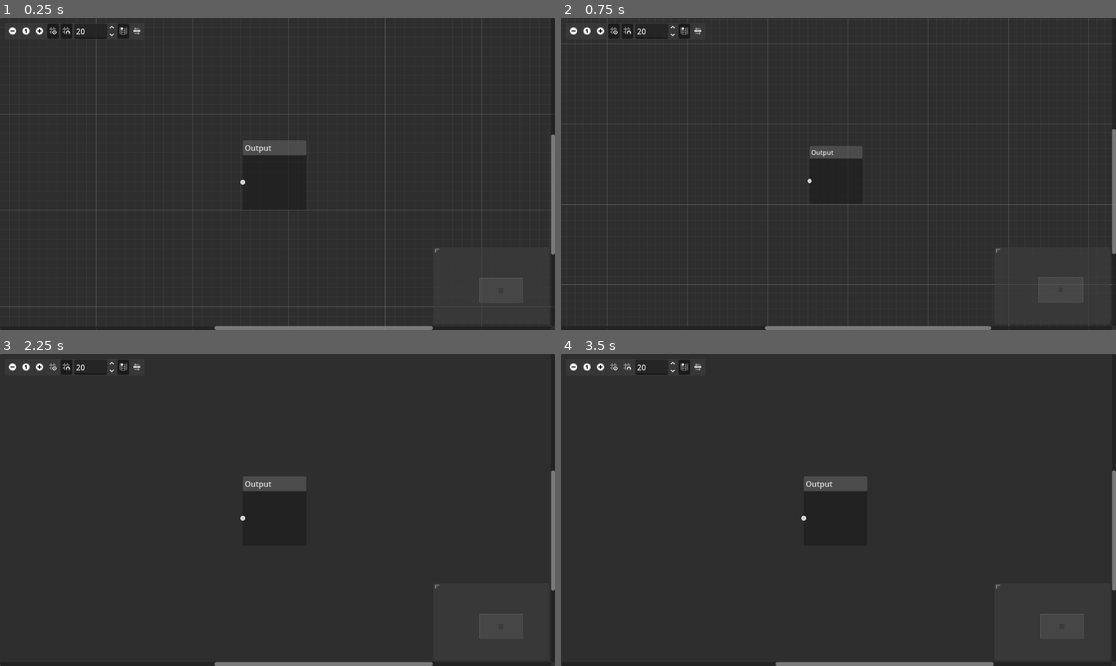
Above: before the commit, frames 1-4 (two rows, left to right).
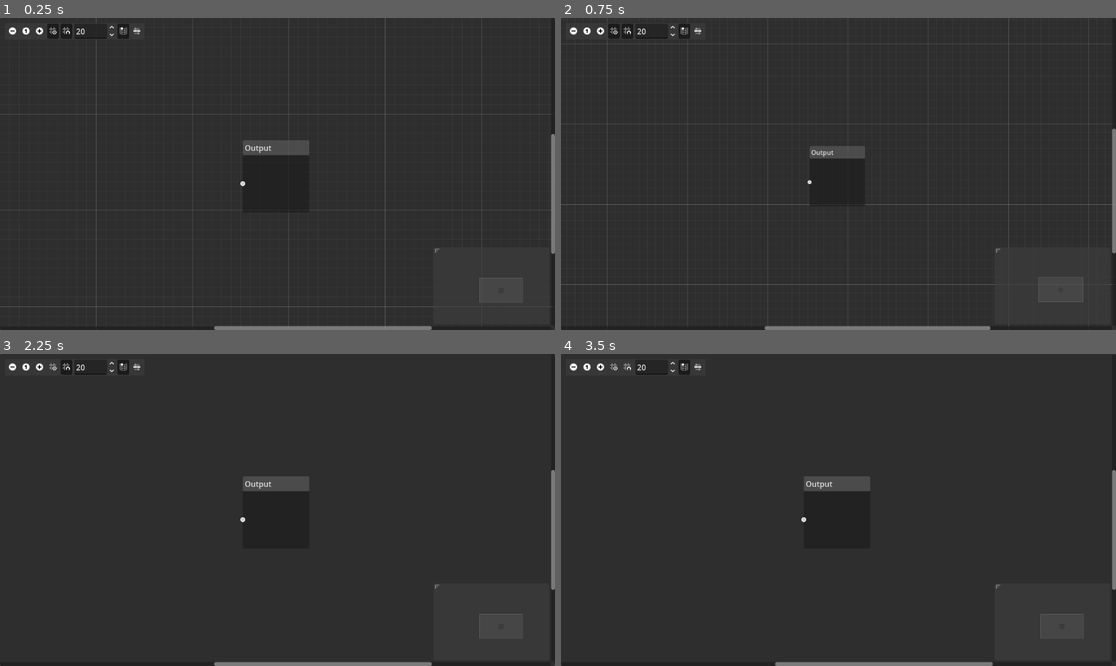
Above: after the commit, the same moments.

Repository: irmozius/SoundGraph
Game: Godot game, scene res://graph_editor/GraphEditor.tscn
Same seed, same stepped clock (60 frames per second), same inputs: the game is played once before the commit and once after it. Before the commit the project starts from res://Graph.tscn.
Inputs (mouse positions are in pixels of both pictures, inside the frame that each line leads up to):
- Up to frame 1 (0.25 s): no input
- Up to frame 2 (0.75 s): click (572, 30) at 0.5 s
- Up to frame 3 (2.25 s): click (38, 366) at 1.25 s; click (55, 366) at 2 s
- Up to frame 4 (3.5 s): click (627, 366) at 2.75 s

The runs differ from the first frame. In frame 1, less than 0.1% of the frame differs, in the area x 38-100%, y 37-100%; in frame 2, less than 0.1%; in frame 3, less than 0.1%; in frame 4, less than 0.1%.

Commit message:
Resource system in place

Diff:
--- a/AudioNode.gd
+++ /dev/null
@@ -1,8 +0,0 @@
-@abstract class_name AudioNode extends GraphNode
-
-signal deleted
-
-var connected_by : Array[AudioNode]
-var connected_to : Array[AudioNode]
-
-@abstract func execute()
--- a/SamplePlayer.gd
+++ /dev/null
@@ -1,40 +0,0 @@
-class_name SamplePlayerNode extends AudioNode
-
-@export var sample_button : Button
-@export var file_dialog : FileDialog
-@export var play_button : Button
-@export var pitch_min_input : SpinBox
-@export var pitch_max_input : SpinBox
-@export var vol_min_input : SpinBox
-@export var vol_max_input : SpinBox
-
-var sample : AudioStream = null
-
-
-func _on_choose_sample_pressed() -> void:
-	file_dialog.show()
-
-
-func _on_file_dialog_file_selected(path: String) -> void:
-	sample = load(path)
-	sample_button.text = path.trim_prefix("res://")
-
-func _on_play_pressed() -> void:
-	play_sound()
-
-func play_sound() -> void:
-	if !sample: return
-	print('Playing ', sample)
-	var player : AudioStreamPlayer = AudioStreamPlayer.new()
-	add_child(player)
-	player.stream = sample
-	player.finished.connect(func(): player.queue_free())
-	_set_pitch_and_volume(player)
-	player.play()
-
-func _set_pitch_and_volume(player : AudioStreamPlayer):
-	player.pitch_scale = randf_range(pitch_min_input.value, pitch_max_input.value)
-	player.volume_db = randf_range(vol_min_input.value, vol_max_input.value)
-
-func execute():
-	play_sound()
--- a/delay.gd
+++ /dev/null
@@ -1,13 +0,0 @@
-class_name DelayNode extends AudioNode
-
-@export var timer : Timer
-@export var spinbox : SpinBox
-
-func execute():
-	timer.wait_time = spinbox.value
-	timer.start()
-
-
-func _on_timer_timeout() -> void:
-	for node : AudioNode in connected_by:
-		node.execute()
--- /dev/null
+++ b/graph_editor/AudioNode.gd
@@ -0,0 +1,10 @@
+class_name AudioNode extends GraphNode
+
+signal deleted
+
+var connected_by : Array[AudioNode]
+var connected_to : Array[AudioNode]
+var resource : PlayerResource
+
+func execute():
+	resource.execute()
--- a/Delay.tscn
+++ b/graph_editor/Delay.tscn
@@ -1,6 +1,6 @@
 [gd_scene format=3 uid="uid://cqrre8omr7t57"]
 
-[ext_resource type="Script" uid="uid://cw8mnqri85o84" path="res://delay.gd" id="1_rugon"]
+[ext_resource type="Script" uid="uid://cw8mnqri85o84" path="res://graph_editor/DelayNode.gd" id="1_rugon"]
 
 [node name="Delay" type="GraphNode" unique_id=186926108 node_paths=PackedStringArray("timer", "spinbox")]
 anchors_preset = -1
@@ -39,4 +39,5 @@
 [node name="Timer" type="Timer" parent="." unique_id=379913240]
 one_shot = true
 
+[connection signal="value_changed" from="HBox/SpinBox" to="." method="_on_spin_box_value_changed"]
 [connection signal="timeout" from="Timer" to="." method="_on_timer_timeout"]
--- /dev/null
+++ b/graph_editor/DelayNode.gd
@@ -0,0 +1,13 @@
+class_name DelayNode extends AudioNode
+
+@export var timer : Timer
+@export var spinbox : SpinBox
+
+func _ready() -> void:
+	resource = Delay.new()
+
+func _on_sound_deleted(sound : AudioNode):
+	connected_by.erase(sound)
+
+func _on_spin_box_value_changed(value: float) -> void:
+	resource.delay_time = value
--- a/Graph.gd
+++ b/graph_editor/GraphEditor.gd
@@ -5,31 +5,56 @@
 
 var node_place_menu : NodePlaceMenu
 var output_connections : Array[AudioNode]
+var graph_resource : SoundGraph = SoundGraph.new()
 
 func _input(event: InputEvent) -> void:
 	if event.is_action_released("ui_accept"):
-		for node : AudioNode in output_connections:
-			node.execute()
+		for resource : PlayerResource in graph_resource.graph:
+			resource.execute()
 
 func add_connection(from_node: StringName, from_port: int, to_node: StringName, to_port: int) -> bool:
 	var connected : bool = is_node_connected(from_node, from_port, to_node, to_port)
 	if !connected:
 		var f_node : AudioNode = get_node(str(from_node))
 		var t_node : AudioNode = get_node(str(to_node))
+		#if !t_node is OutputNode:
+			#t_node.resource.descendants[to_port] = f_node.resource
 		connect_node(from_node, from_port, to_node, to_port)
 		f_node.connected_to.append(t_node)
 		t_node.connected_by.append(f_node)
 		match get_node_title(str(to_node)):
 			"Output":
 				output_connections.append(f_node)
-			"Random":
+				graph_resource.add_resource(f_node.resource, self)
+			_:
 				f_node.deleted.connect(t_node._on_sound_deleted.bind(f_node))
+				f_node.resource.root_node = self
+				set_descendants(to_node)
 		return true
 	else: return false
+
+func set_descendants(node_name : String):
+	var con_list : Array[Dictionary] = get_connection_list_from_node(node_name)
+	var res_list : Array[PlayerResource]
+	con_list.sort_custom(func(a,b):
+		if a.to_port < b.to_port:
+			return true
+		return false)
+	for i in con_list:
+		if i.to_node != node_name:
+			con_list.erase(i)
+	for i in con_list:
+		res_list.append(get_resource(i.from_node))
+	print(res_list)
+	get_resource(node_name).descendants = res_list
 
 func get_node_title(node_name : String) -> String:
 	var node : AudioNode = get_node(node_name)
 	return node.title
+
+func get_resource(node_name : String) -> PlayerResource:
+	var node : AudioNode = get_node(node_name)
+	return node.resource
 
 func _on_connection_request(from_node: StringName, from_port: int, to_node: StringName, to_port: int) -> void:
 	add_connection(from_node, from_port, to_node, to_port)
@@ -38,19 +63,21 @@
 	disconnect_node(from_node, from_port, to_node, to_port)
 	var f_node : AudioNode = get_node(str(from_node))
 	var t_node : AudioNode = get_node(str(to_node))
+
 	f_node.connected_to.erase(t_node)
 	t_node.connected_by.erase(f_node)
 	match get_node_title(str(to_node)):
 		"Output":
 			output_connections.erase(f_node)
+			graph_resource.graph.erase(f_node.resource)
+		_:
+			t_node.resource.descendants.erase(f_node.resource)
 
 func _on_gui_input(event: InputEvent) -> void:
 	if event is InputEventMouseButton:
 		if event.is_released():
 			if event.button_index == MouseButton.MOUSE_BUTTON_LEFT and node_place_menu:
 				node_place_menu.queue_free()
-
-
 
 func _on_delete_nodes_request(nodes: Array[StringName]) -> void:
 	for node_name in nodes:
@@ -60,9 +87,10 @@
 		node.emit_signal("deleted")
 		node.queue_free()
 
-func create_instruction_list() -> void:
-	pass
-
+#func create_instruction_list() -> void:
+	#graph_resource = SoundGraph.new()
+	#for node : AudioNode in output_connections:
+		#
 
 func _on_popup_request(at_position: Vector2) -> void:
 	node_place_menu = node_place_menu_scene.instantiate()
--- a/Graph.tscn
+++ b/graph_editor/GraphEditor.tscn
@@ -1,8 +1,14 @@
 [gd_scene format=3 uid="uid://cujej7aecjsk4"]
 
-[ext_resource type="Script" uid="uid://ctj1yf38rsxke" path="res://Graph.gd" id="1_ei6m4"]
-[ext_resource type="PackedScene" uid="uid://c2kbjsdkc7kui" path="res://NodePlaceMenu.tscn" id="2_7k101"]
-[ext_resource type="Script" uid="uid://b56i2no2eqi27" path="res://Output.gd" id="3_6pvs8"]
+[ext_resource type="Script" uid="uid://ctj1yf38rsxke" path="res://graph_editor/GraphEditor.gd" id="1_h47dt"]
+[ext_resource type="PackedScene" uid="uid://c2kbjsdkc7kui" path="res://graph_editor/NodePlaceMenu.tscn" id="2_8qwio"]
+[ext_resource type="Script" uid="uid://b56i2no2eqi27" path="res://graph_editor/Output.gd" id="3_iqmtu"]
+[ext_resource type="Script" uid="uid://ka7377bj6h08" path="res://graph_player/GraphPlayer.gd" id="4_2bkcl"]
+[ext_resource type="Script" uid="uid://b8tkjdyab0sv" path="res://graph_editor/SoundGraph.gd" id="5_8qwio"]
+
+[sub_resource type="Resource" id="Resource_iqmtu"]
+script = ExtResource("5_8qwio")
+metadata/_custom_type_script = "uid://b8tkjdyab0sv"
 
 [node name="Graph" type="GraphEdit" unique_id=1650061467 node_paths=PackedStringArray("output_node")]
 anchors_preset = 15
@@ -14,8 +20,8 @@
 type_names = {
 0: "Audio"
 }
-script = ExtResource("1_ei6m4")
-node_place_menu_scene = ExtResource("2_7k101")
+script = ExtResource("1_h47dt")
+node_place_menu_scene = ExtResource("2_8qwio")
 output_node = NodePath("Output")
 
 [node name="Output" type="GraphNode" parent="." unique_id=1581384518]
@@ -23,8 +29,10 @@
 anchors_preset = -1
 anchor_left = 0.4375
 anchor_top = 0.3919753
-anchor_right = 0.5520833
-anchor_bottom = 0.61419755
+anchor_right = 0.44270834
+anchor_bottom = 0.40123457
+offset_right = 132.0
+offset_bottom = 144.0
 mouse_filter = 1
 position_offset = Vector2(504, 254)
 title = "Output"
@@ -37,13 +45,17 @@
 slot/0/right_color = Color(1, 1, 1, 1)
 slot/0/right_icon = null
 slot/0/draw_stylebox = true
-script = ExtResource("3_6pvs8")
+script = ExtResource("3_iqmtu")
 metadata/_edit_use_anchors_ = true
 
 [node name="Control" type="Control" parent="Output" unique_id=1597884463]
 layout_mode = 2
 size_flags_vertical = 3
 
+[node name="GraphPlayer" type="Node" parent="." unique_id=1831881814]
+script = ExtResource("4_2bkcl")
+graph = SubResource("Resource_iqmtu")
+
 [connection signal="connection_request" from="." to="." method="_on_connection_request"]
 [connection signal="delete_nodes_request" from="." to="." method="_on_delete_nodes_request"]
 [connection signal="disconnection_request" from="." to="." method="_on_disconnection_request"]
--- a/NodePlaceMenu.tscn
+++ b/graph_editor/NodePlaceMenu.tscn
@@ -1,9 +1,9 @@
 [gd_scene format=3 uid="uid://c2kbjsdkc7kui"]
 
-[ext_resource type="Script" uid="uid://bf32nqwb385pe" path="res://NodePlaceMenu.gd" id="1_cnvf5"]
-[ext_resource type="PackedScene" uid="uid://vkwwrhhth385" path="res://SamplePlayer.tscn" id="2_l8g2y"]
-[ext_resource type="PackedScene" uid="uid://b85hs6lw12tjj" path="res://Random.tscn" id="3_l8g2y"]
-[ext_resource type="PackedScene" uid="uid://cqrre8omr7t57" path="res://Delay.tscn" id="4_dhl5a"]
+[ext_resource type="Script" uid="uid://bf32nqwb385pe" path="res://graph_editor/NodePlaceMenu.gd" id="1_cnvf5"]
+[ext_resource type="PackedScene" uid="uid://vkwwrhhth385" path="res://graph_editor/SamplePlayer.tscn" id="2_l8g2y"]
+[ext_resource type="PackedScene" uid="uid://b85hs6lw12tjj" path="res://graph_editor/Random.tscn" id="3_l8g2y"]
+[ext_resource type="PackedScene" uid="uid://cqrre8omr7t57" path="res://graph_editor/Delay.tscn" id="4_dhl5a"]
 
 [node name="NodePlaceMenu" type="VBoxContainer" unique_id=1710002632]
 anchors_preset = -1
--- a/Output.gd
+++ b/graph_editor/Output.gd
@@ -1,5 +1 @@
 class_name OutputNode extends AudioNode
-
-
-func execute():
-	pass
--- a/Random.tscn
+++ b/graph_editor/Random.tscn
@@ -1,6 +1,6 @@
 [gd_scene format=3 uid="uid://b85hs6lw12tjj"]
 
-[ext_resource type="Script" uid="uid://dswcfcfes43jt" path="res://Random.gd" id="1_15g7e"]
+[ext_resource type="Script" uid="uid://dswcfcfes43jt" path="res://graph_editor/RandomNode.gd" id="1_15g7e"]
 
 [node name="Random" type="GraphNode" unique_id=186926108]
 anchors_preset = -1
--- a/Random.gd
+++ b/graph_editor/RandomNode.gd
@@ -1,8 +1,7 @@
 class_name RandomNode extends AudioNode
 
-func execute():
-	if connected_by.size() == 0: return
-	connected_by.pick_random().execute()
+func _ready() -> void:
+	resource = Random.new()
 
 func _on_sound_deleted(sound : AudioNode):
 	connected_by.erase(sound)
--- a/SamplePlayer.tscn
+++ b/graph_editor/SamplePlayer.tscn
@@ -1,6 +1,6 @@
 [gd_scene format=3 uid="uid://vkwwrhhth385"]
 
-[ext_resource type="Script" uid="uid://ccj52dbwu1olg" path="res://SamplePlayer.gd" id="1_ye2mf"]
+[ext_resource type="Script" uid="uid://ccj52dbwu1olg" path="res://graph_editor/SamplePlayerNode.gd" id="1_ye2mf"]
 
 [node name="SamplePlayer" type="GraphNode" unique_id=1189104632 node_paths=PackedStringArray("sample_button", "file_dialog", "play_button", "pitch_min_input", "pitch_max_input", "vol_min_input", "vol_max_input")]
 anchors_preset = -1
@@ -107,4 +107,8 @@
 
 [connection signal="file_selected" from="FileDialog" to="." method="_on_file_dialog_file_selected"]
 [connection signal="pressed" from="Menu/ChooseSample" to="." method="_on_choose_sample_pressed"]
+[connection signal="value_changed" from="Menu/Pitch/PitchFrom" to="." method="_on_pitch_from_value_changed"]
+[connection signal="value_changed" from="Menu/Pitch/PitchTo" to="." method="_on_pitch_to_value_changed"]
+[connection signal="value_changed" from="Menu/Vol/VolFrom" to="." method="_on_vol_from_value_changed"]
+[connection signal="value_changed" from="Menu/Vol/VolTo" to="." method="_on_vol_to_value_changed"]
 [connection signal="pressed" from="Menu/Play" to="." method="_on_play_pressed"]
--- /dev/null
+++ b/graph_editor/SamplePlayerNode.gd
@@ -0,0 +1,36 @@
+class_name SamplePlayerNode extends AudioNode
+
+@export var sample_button : Button
+@export var file_dialog : FileDialog
+@export var play_button : Button
+@export var pitch_min_input : SpinBox
+@export var pitch_max_input : SpinBox
+@export var vol_min_input : SpinBox
+@export var vol_max_input : SpinBox
+
+var sample : AudioStream = null
+
+func _ready() -> void:
+	resource = SamplePlayer.new()
+
+func _on_choose_sample_pressed() -> void:
+	file_dialog.show()
+
+func _on_file_dialog_file_selected(path: String) -> void:
+	resource.sample = load(path)
+	sample_button.text = path.trim_prefix("res://")
+
+func _on_play_pressed() -> void:
+	resource.execute()
+
+func _on_pitch_from_value_changed(value: float) -> void:
+	resource.pitch_min = value
+
+func _on_pitch_to_value_changed(value: float) -> void:
+	resource.pitch_max = value
+
+func _on_vol_from_value_changed(value: float) -> void:
+	resource.vol_min = value
+
+func _on_vol_to_value_changed(value: float) -> void:
+	resource.vol_max = value
--- /dev/null
+++ b/graph_editor/SoundGraph.gd
@@ -0,0 +1,7 @@
+class_name SoundGraph extends Resource
+
+var graph : Array[PlayerResource]
+
+func add_resource(resource : PlayerResource, root_node : Node):
+	resource.root_node = root_node
+	graph.append(resource)
--- /dev/null
+++ b/graph_player/Delay.gd
@@ -0,0 +1,6 @@
+class_name Delay extends PlayerResource
+
+var delay_time : float = 1.0
+
+func execute():
+	root_node.get_tree().create_timer(delay_time).timeout.connect(descendants[0].execute)
--- /dev/null
+++ b/graph_player/GraphPlayer.gd
@@ -0,0 +1,8 @@
+class_name GraphPlayer extends Node
+
+@export var root_node : Node
+@export var graph : SoundGraph:
+	set(g):
+		graph = g
+		for res : PlayerResource in graph.graph:
+			res.root_node = root_node
--- /dev/null
+++ b/graph_player/PlayerResource.gd
@@ -0,0 +1,11 @@
+@abstract class_name PlayerResource extends Resource
+
+var root_node : Node:
+	set(n):
+		root_node = n
+		for res in descendants:
+			res.root_node = n
+
+var descendants : Array[PlayerResource]
+
+@abstract func execute()
--- /dev/null
+++ b/graph_player/Random.gd
@@ -0,0 +1,5 @@
+class_name Random extends PlayerResource
+
+func execute():
+	if !descendants: return
+	descendants.pick_random().execute()
--- /dev/null
+++ b/graph_player/SamplePlayer.gd
@@ -0,0 +1,24 @@
+class_name SamplePlayer extends PlayerResource
+
+var sample : AudioStream
+var pitch_min : float
+var pitch_max : float
+var vol_min : float
+var vol_max : float
+
+func play_sound() -> void:
+	if !sample: return
+	print('Playing ', sample)
+	var player : AudioStreamPlayer = AudioStreamPlayer.new()
+	root_node.add_child(player)
+	player.stream = sample
+	player.finished.connect(func(): player.queue_free())
+	_set_pitch_and_volume(player)
+	player.play()
+
+func _set_pitch_and_volume(player : AudioStreamPlayer):
+	player.pitch_scale = randf_range(pitch_min, pitch_max)
+	player.volume_db = randf_range(vol_min, vol_max)
+
+func execute():
+	play_sound()
Renamed: AudioNode.gd.uid -> graph_editor/AudioNode.gd.uid
Renamed: delay.gd.uid -> graph_editor/DelayNode.gd.uid
Renamed: Graph.gd.uid -> graph_editor/GraphEditor.gd.uid
Renamed: NodePlaceMenu.gd -> graph_editor/NodePlaceMenu.gd
Renamed: NodePlaceMenu.gd.uid -> graph_editor/NodePlaceMenu.gd.uid
Renamed: Output.gd.uid -> graph_editor/Output.gd.uid
Renamed: Random.gd.uid -> graph_editor/RandomNode.gd.uid
Renamed: SamplePlayer.gd.uid -> graph_editor/SamplePlayerNode.gd.uid
Not shown, added: graph_editor/SoundGraph.gd.uid
Not shown, added: graph_player/Delay.gd.uid
Not shown, added: graph_player/GraphPlayer.gd.uid
Not shown, added: graph_player/PlayerResource.gd.uid
(and 2 more such lines)
